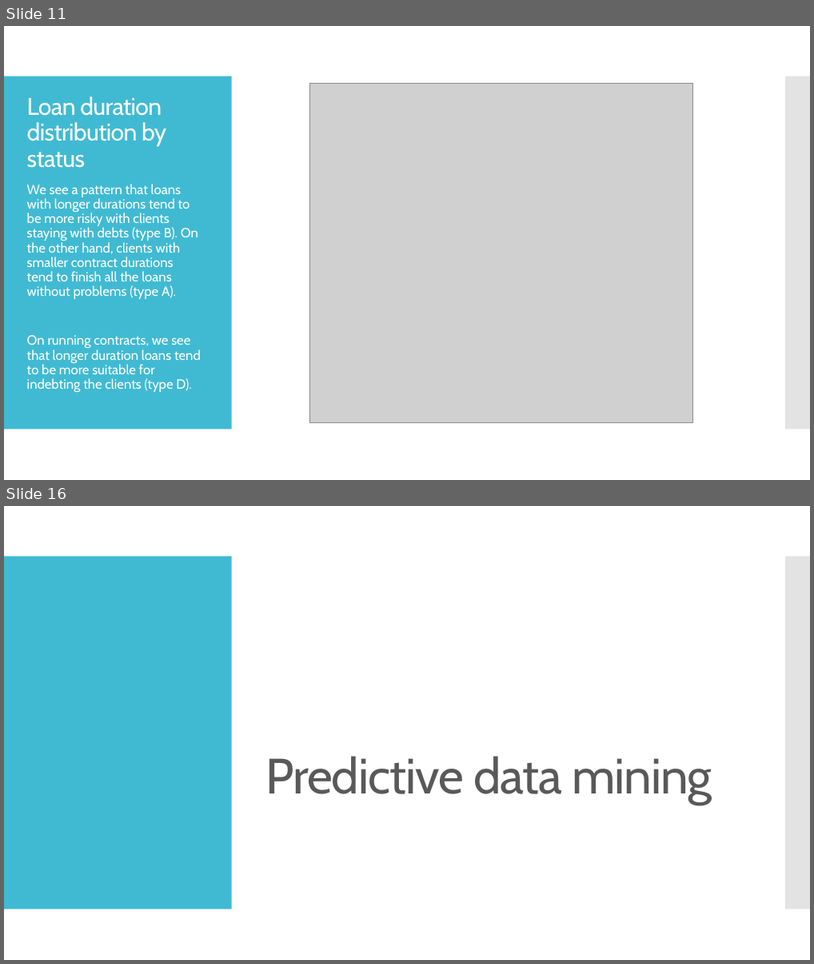
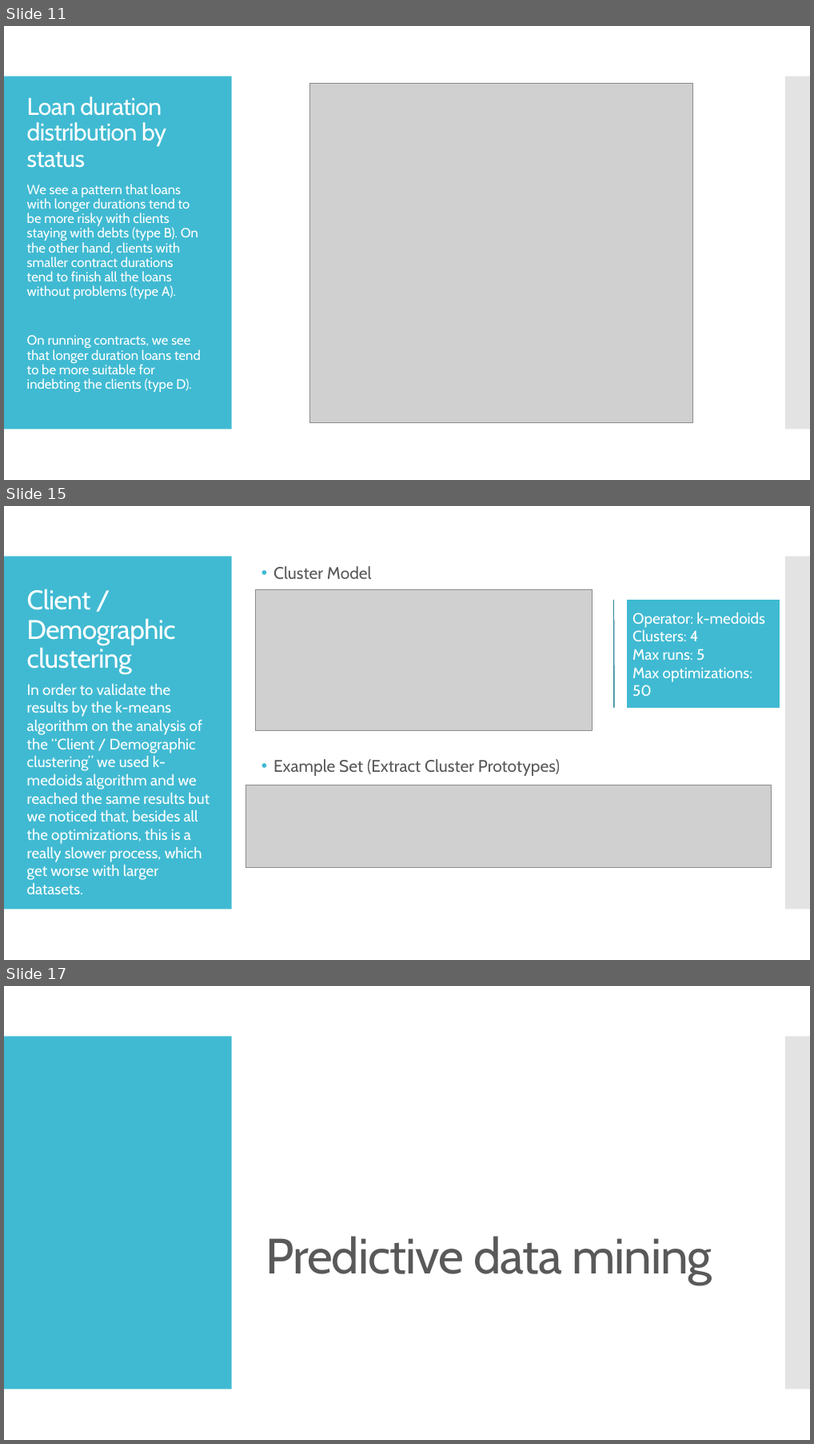
Before and after one commit to jpdias/banking-dm-case-study, a slide deck: Banking Data Mining.pptx. Shown one above the other, each under a label of ours: slides 11 and 16 before the commit, slides 11, 15 and 17 after it; the slides between them are not shown. The pictures are 814x964 and 814x1444 pixels, drawn with LibreOffice and Linux fonts; fonts in the diff are those of the drawing; grey boxes stand for pictures. Boxes give left, top, right and bottom in pixels: in the first picture for what was removed or moved away, otherwise in the second. Text is boxed around its words. In the diff, an @@ line names an element or a change of style, - is before the commit and + after.

```diff
--- a/Banking Data Mining.pptx
+++ b/Banking Data Mining.pptx
@@ slide 15 added at [4,506,810,960], background #FFFFFF; not listed: 2 template elements that a slide beside it also shows @@
@@ text added at [274,566,372,580], 20 pt, text #595959 @@
+• Cluster Model
@@ title added at [27,589,176,674], 32 pt, text #FFFFFF @@
+Client / Demographic clustering
@@ picture added at [256,589,592,731] @@
@@ accent callout added at [627,600,779,708], fill #40BAD2, outline #2F8A9B 0.85 pt, 18 pt, text #FFFFFF @@
+Operator: k-medoids
+Clusters: 4
+Max runs: 5
+Max optimizations: 50
@@ text added at [27,684,210,894], 18 pt, text #FFFFFF @@
+In order to validate the results by the k-means algorithm on the analysis of the “Client / Demographic clustering” we used k-medoids algorithm and we reached the same results but we noticed that, besides all the optimizations, this is a really slower process, which get worse with larger datasets.
@@ text added at [274,759,560,776], 20 pt, text #595959 @@
+• Example Set (Extract Cluster Prototypes)
@@ picture added at [246,785,772,868] @@
@@ what was slide 16 is now slide 17 @@
```
Also in this commit, not shown: 3 slides changed, 5 other slides added, 3 slides removed, 16 other files.
